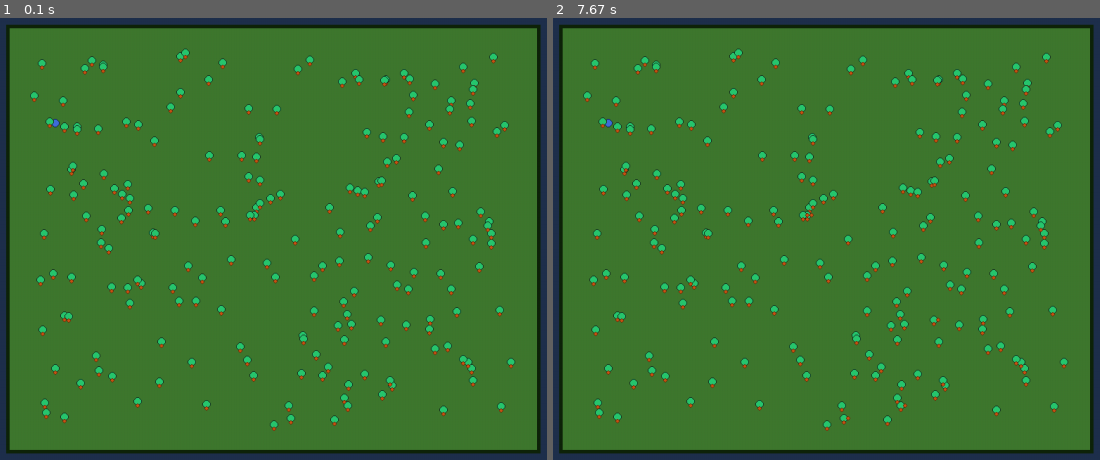
Above: before the commit, frames 1-2 (left to right).
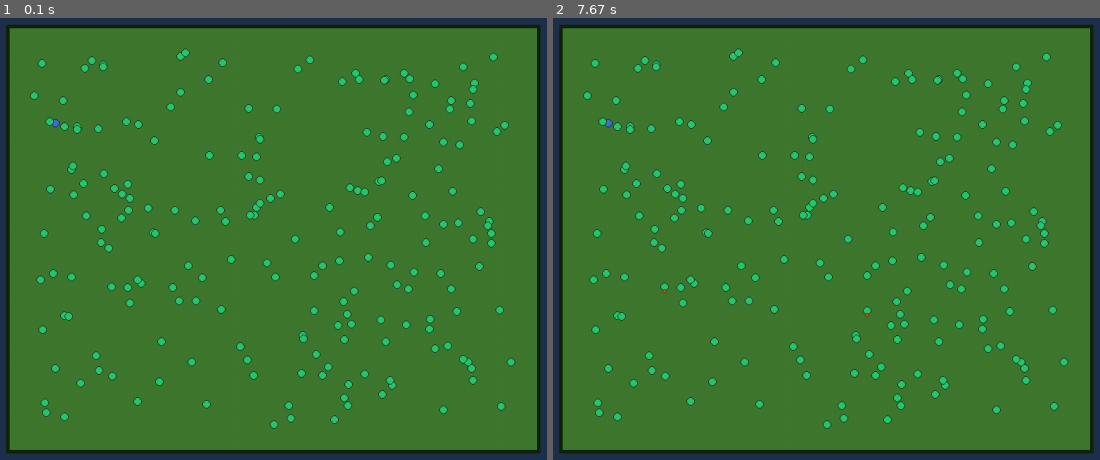
Above: after the commit, the same moments.

Repository: Quartef12345/Natural-Selection-Simulation
Game: pygame game, started from main.py
Two runs of this game, one before a commit and one after it. Both use one fixed random seed, a clock stepped at 60 frames per second and the inputs below.
Inputs:
- Up to frame 1 (0.1 s): no input
- Up to frame 2 (7.67 s): no input

The runs differ from the first frame. In frame 1, 1.1% of the frame differs, in the area x 5-94%, y 8-94%; in frame 2, 1.2%.

Commit message:
Small Tweaks

Diff:
--- a/creatures.py
+++ b/creatures.py
@@ -6,12 +6,12 @@
 class Bush:                         #Bushes, will allow bins to eat and gain energy
     def __init__(self, position):
         self.position = position
+        self.max_fruits = state.MAX_FRUITS
         self.fruits = 0  #how many fruits it currently has
         self.timer = 0
         self.min_growth_time = state.MIN_GROWTH_TIME #the amount of time before a new fruit appears
         self.max_growth_time = state.MAX_GROWTH_TIME
-        self.growth_time = 0
-        self.max_fruits = state.MAX_FRUITS
+        self.growth_time = random.randint(self.min_growth_time, self.max_growth_time)
 
 bush_array = []
 
--- a/main.py
+++ b/main.py
@@ -27,7 +27,7 @@
 #	-Graphs
 #	-Representation of Populataion
 
-creatures.inicializeBushes(200)
+creatures.inicializeBushes(state.BUSH_AMOUNT)
 
 
 # pygame setup
--- a/render.py
+++ b/render.py
@@ -22,6 +22,7 @@
 
 
 #Render Functions
+
 def render_field(surface, grid_size):
     pygame.draw.rect(surface, "#0f240a", (grid_size[0], grid_size[1], grid_size[2], grid_size[3])) #Outline
     pygame.draw.rect(surface, "#3f782f", (grid_size[0]+5, grid_size[1]+5, grid_size[2]-10, grid_size[3]-10)) #Grass Field for the Bins
@@ -37,7 +38,7 @@
 def renderFruits(bush, grid, surface):
     i = 0
     while i < bush.fruits:
-        fruit_x = grid[0] + bush.position[0] + bush_radius * math.sin(i * math.pi / 2)    #Dependin on i,the position chagnes 45º around the bush
+        fruit_x = grid[0] + bush.position[0] + bush_radius * math.sin(i * math.pi / 2)    #Depending on i,the position changes 45º around the bush
         fruit_y = grid[1] + bush.position[1] + bush_radius * math.cos(i * math.pi / 2)
 
         pygame.draw.circle(surface, "#702d09", (fruit_x, fruit_y), fruits_radius)#outline
--- a/state.py
+++ b/state.py
@@ -9,11 +9,16 @@
 GRID_SIZE = (GRID_X, GRID_Y, GRID_WIDTH, GRID_HEIGTH)
 
 
-#bush constans
-
+#bush constants
 BUSH_RADIUS = 6
 FRUITS_RADIUS = 3
 
 MIN_GROWTH_TIME = 900
 MAX_GROWTH_TIME = 2400
 MAX_FRUITS = 4
+
+#Bins Constants
+
+
+#Simulation Constants
+BUSH_AMOUNT = 200
